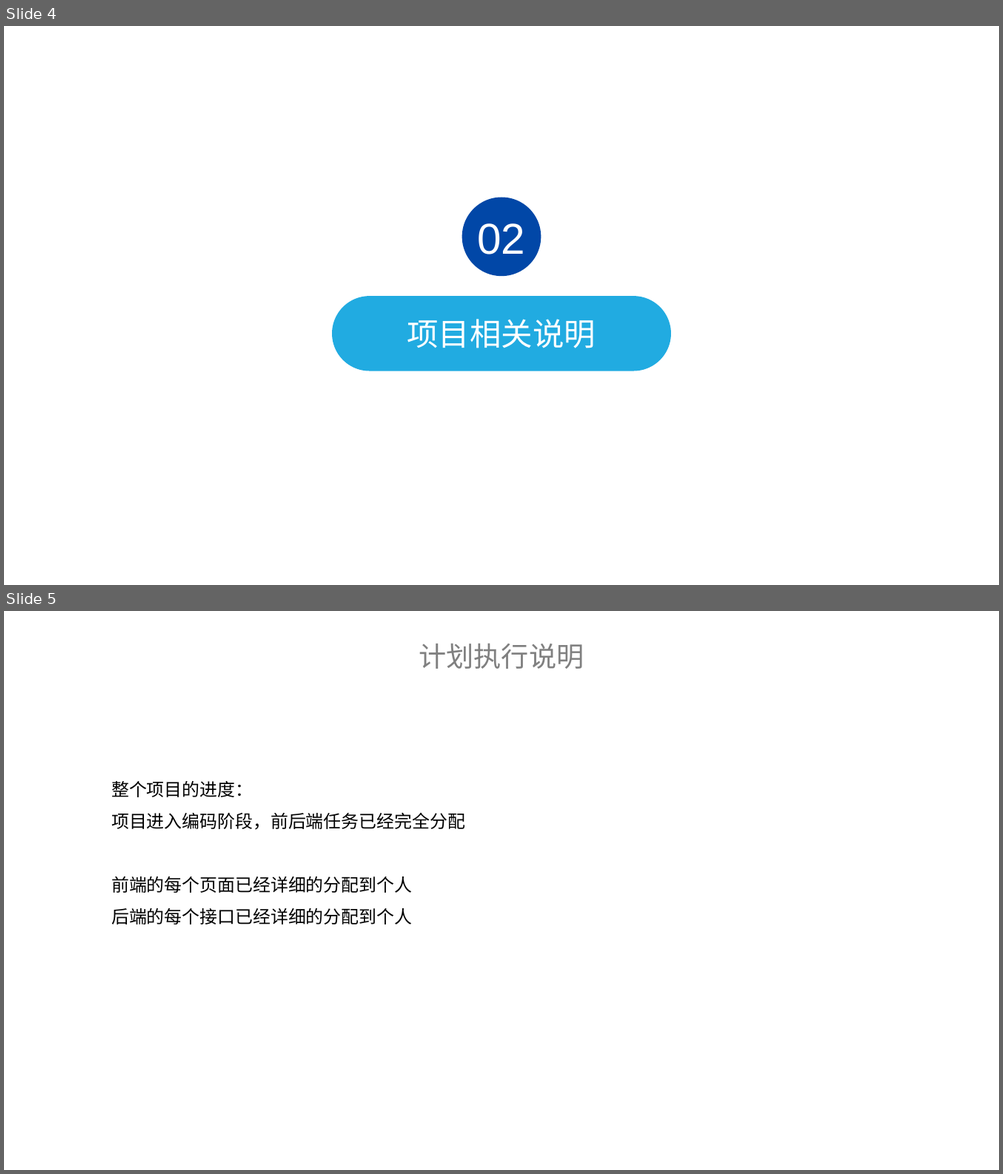
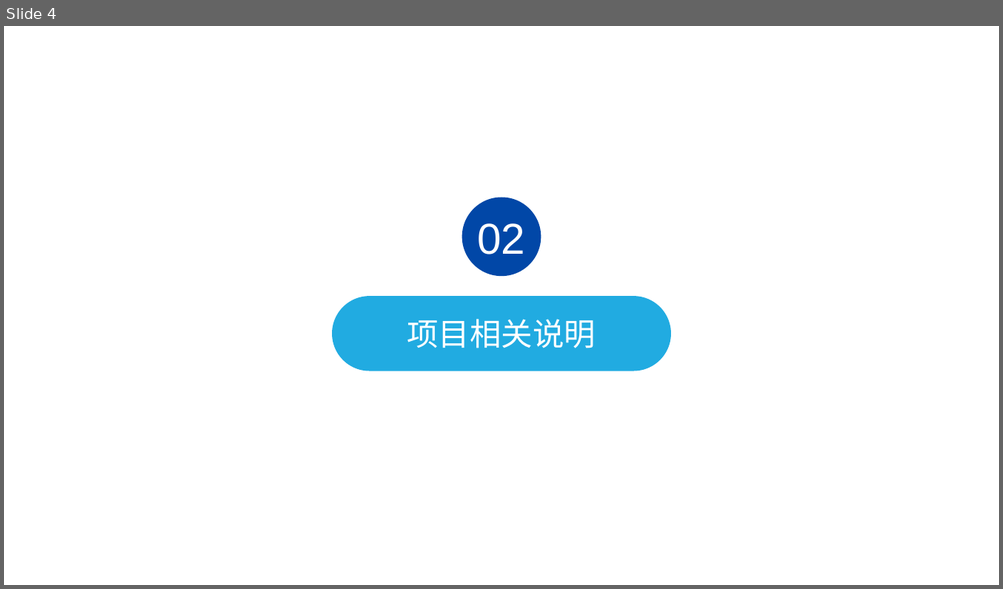
Before and after one commit to BIT-zhangxin/LabWebSystem, a slide deck: document/展示/FishTouchers小组第三次汇报.pptx. Shown one above the other, each under a label of ours: slides 4 and 5 before the commit, slide 4 after it. The pictures are 1003x1174 and 1003x589 pixels, drawn with LibreOffice and Linux fonts; fonts in the diff are those of the drawing; background and template pictures are left out. Boxes give left, top, right and bottom in pixels: in the first picture for what was removed or moved away, otherwise in the second. Text is boxed around its words. In the diff, an @@ line names an element or a change of style, - is before the commit and + after.

```diff
--- a/document/展示/FishTouchers小组第三次汇报.pptx
+++ b/document/展示/FishTouchers小组第三次汇报.pptx
@@ slide 5 removed at <box>4,611,999,1170</box>, background #FFFFFF @@
@@ text removed at <box>419,644,584,669</box> @@
-计划执行说明
@@ text removed at <box>111,781,465,925</box> @@
-整个项目的进度：
-项目进入编码阶段，前后端任务已经完全分配
-前端的每个页面已经详细的分配到个人
-后端的每个接口已经详细的分配到个人
```
Also in this commit, not shown: 4 slides changed, 9 slides added, 2 other slides removed.
